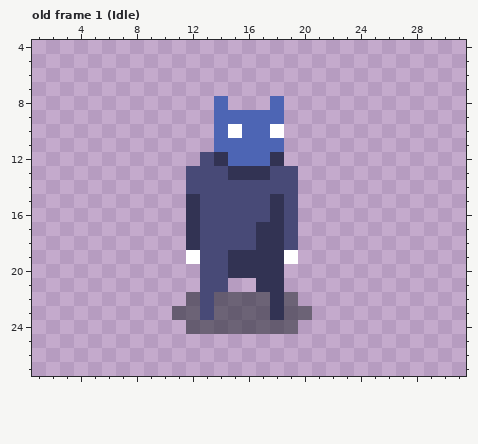
Pixel-art file, stored at Sprites/Little Dude/LittleDude.aseprite. Above, as it was before the edit.
32x32 pixels, 40 frames. Shown: old frame 1 (Idle): x 1..31, y 4..27. The commit also changed other frames, which this record leaves out.
After:
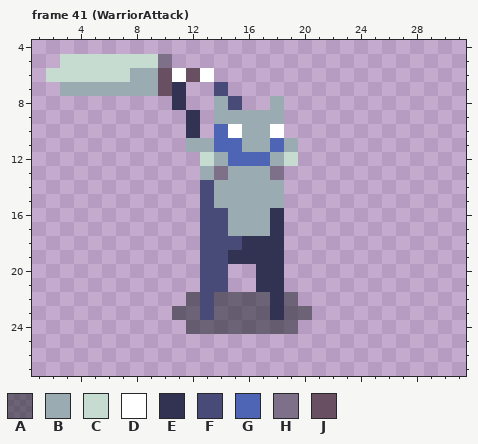
Palette (. is transparent): A #131b207f  B #9babb2  C #c7dcd0  D #ffffff  E #323353  F #484a77  G #4d65b4  H #7f708a  J #694f62
A new or re-ordered frame is compared with the old frame closest to it.
Edits made:
{"change": "frames 40 -> 70"}
{"where": "frame 41 (WarriorAttack) is new; against old frame 1 (Idle), layers \"holding\", \"head\", \"body\""}
{"frame":41,"y":5,"x":3,"old":"........","new":"CCCCCCCH"}
{"frame":41,"y":6,"x":2,"old":"............","new":"CCCCCCBBJDJD"}
{"frame":41,"y":7,"x":3,"old":".........","new":"BBBBBBBJE"}
{"frame":41,"y":7,"x":14,"old":".","new":"F"}
{"frame":41,"y":8,"x":11,"old":".","new":"E"}
{"frame":41,"y":8,"x":14,"old":"G.","new":"BF"}
{"frame":41,"y":8,"x":18,"old":"G","new":"B"}
{"frame":41,"y":9,"x":12,"old":".","new":"E"}
{"frame":41,"y":9,"x":14,"old":"GGGGG","new":"BBBBB"}
{"frame":41,"y":10,"x":12,"old":".","new":"E"}
{"frame":41,"y":10,"x":16,"old":"GG","new":"BB"}
{"frame":41,"y":11,"x":12,"old":"..","new":"BB"}
{"frame":41,"y":11,"x":16,"old":"GG","new":"BB"}
{"frame":41,"y":11,"x":19,"old":".","new":"B"}
{"frame":41,"y":12,"x":13,"old":"FE","new":"CB"}
{"frame":41,"y":12,"x":18,"old":"E.","new":"BC"}
{"frame":41,"y":13,"x":12,"old":"FFFEEEFF","new":".BHBBBH."}
{"frame":41,"y":14,"x":12,"old":"F","new":"."}
{"frame":41,"y":14,"x":14,"old":"FFFFFF","new":"BBBBB."}
{"frame":41,"y":15,"x":12,"old":"E","new":"."}
{"frame":41,"y":15,"x":14,"old":"FFFFEF","new":"BBBBB."}
{"frame":41,"y":16,"x":12,"old":"E","new":"."}
{"frame":41,"y":16,"x":15,"old":"FFF","new":"BBB"}
{"frame":41,"y":16,"x":19,"old":"F","new":"."}
{"frame":41,"y":17,"x":12,"old":"E","new":"."}
{"frame":41,"y":17,"x":15,"old":"FFE","new":"BBB"}
{"frame":41,"y":17,"x":19,"old":"F","new":"."}
{"frame":41,"y":18,"x":12,"old":"E","new":"."}
{"frame":41,"y":18,"x":16,"old":"F","new":"E"}
{"frame":41,"y":18,"x":19,"old":"F","new":"."}
{"frame":41,"y":19,"x":12,"old":"D","new":"."}
{"frame":41,"y":19,"x":19,"old":"D","new":"."}
{"frame":41,"y":20,"x":15,"old":"EE","new":".."}
